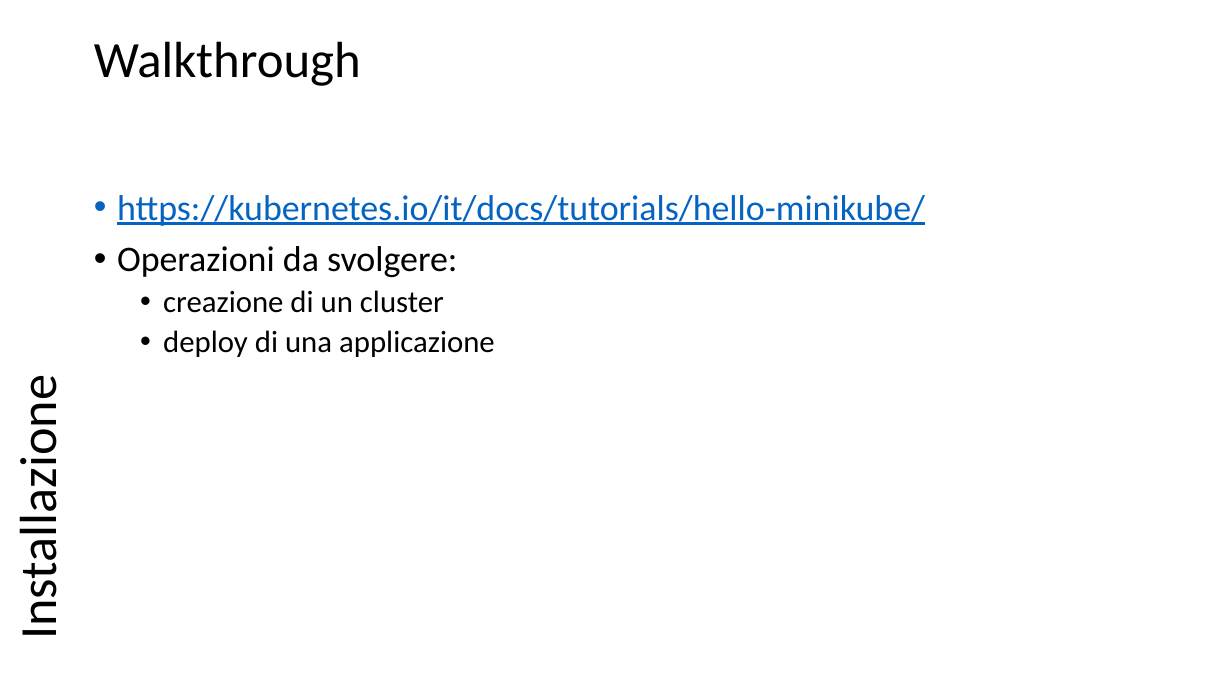
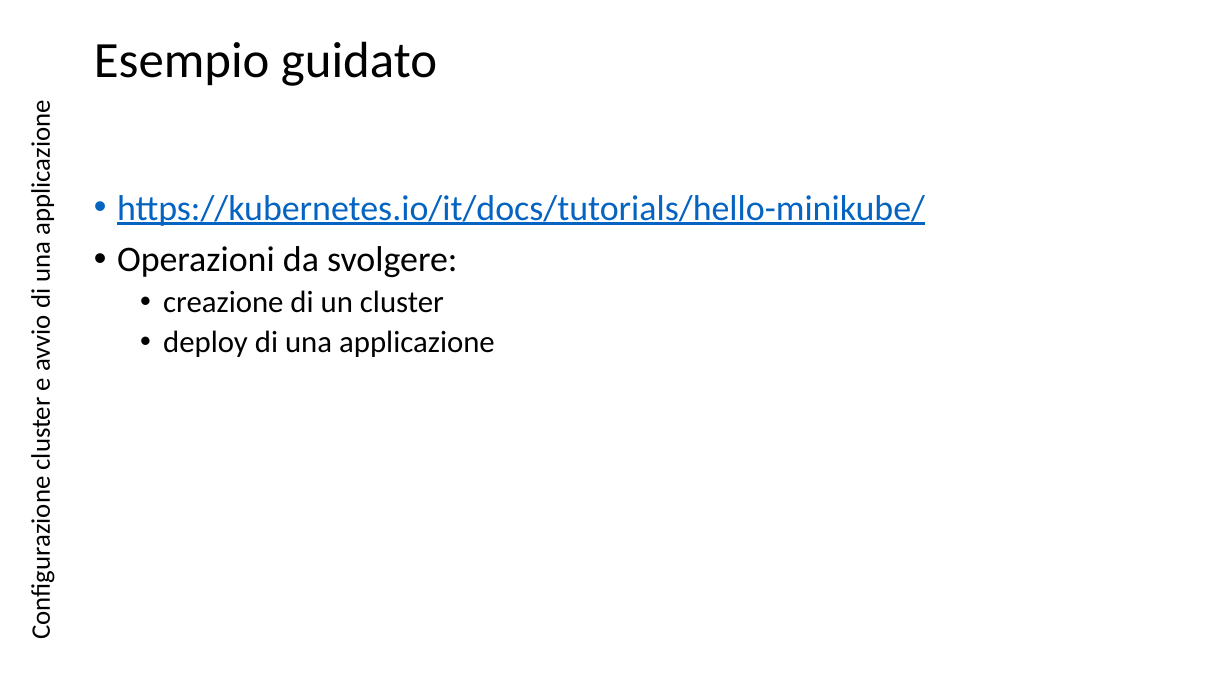
Before and after one commit to scastagnoli/academySisal, a slide deck: slide 20 of kubernetes.pptx (slide 8 before the commit). Drawn at 1232x693 pixels with LibreOffice and Linux fonts; fonts in the diff are those of the drawing. Boxes give left, top, right and bottom in pixels: in the first picture for what was removed or moved away, otherwise in the second. Text is boxed around its words. In the diff, an @@ line names an element or a change of style, - is before the commit and + after.

```diff
--- a/kubernetes.pptx
+++ b/kubernetes.pptx
@@ title at box(94, 41, 437, 86): text changed @@
-Walkthrough
+Esempio guidato
@@ text at box(24, 114, 57, 635): text changed; size 40.7 to 20.9 pt @@
-Installazione
+Configurazione cluster e avvio di una applicazione
```
Also in this commit, not shown: 5 other slides changed, 13 slides added.
